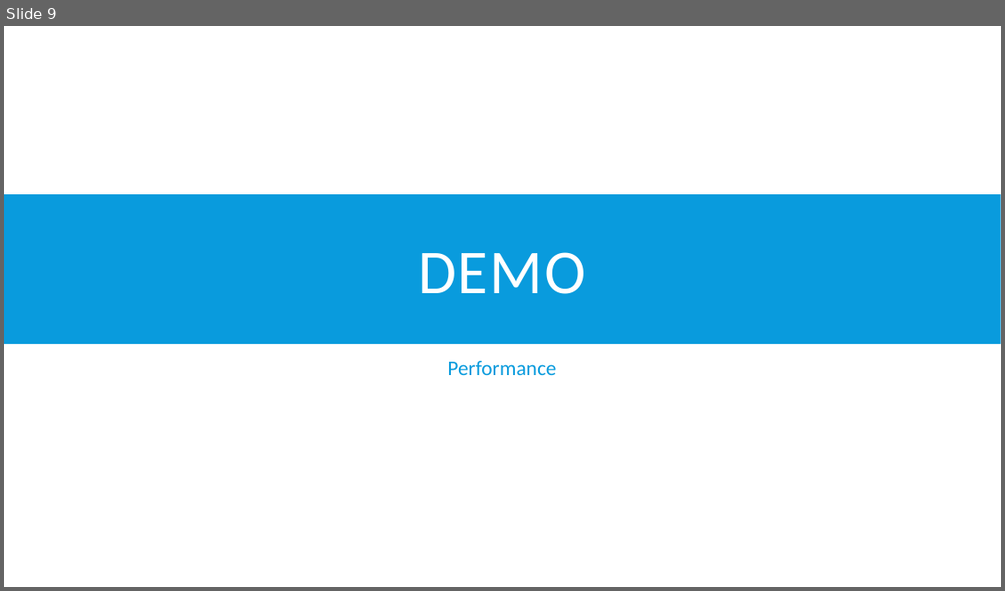
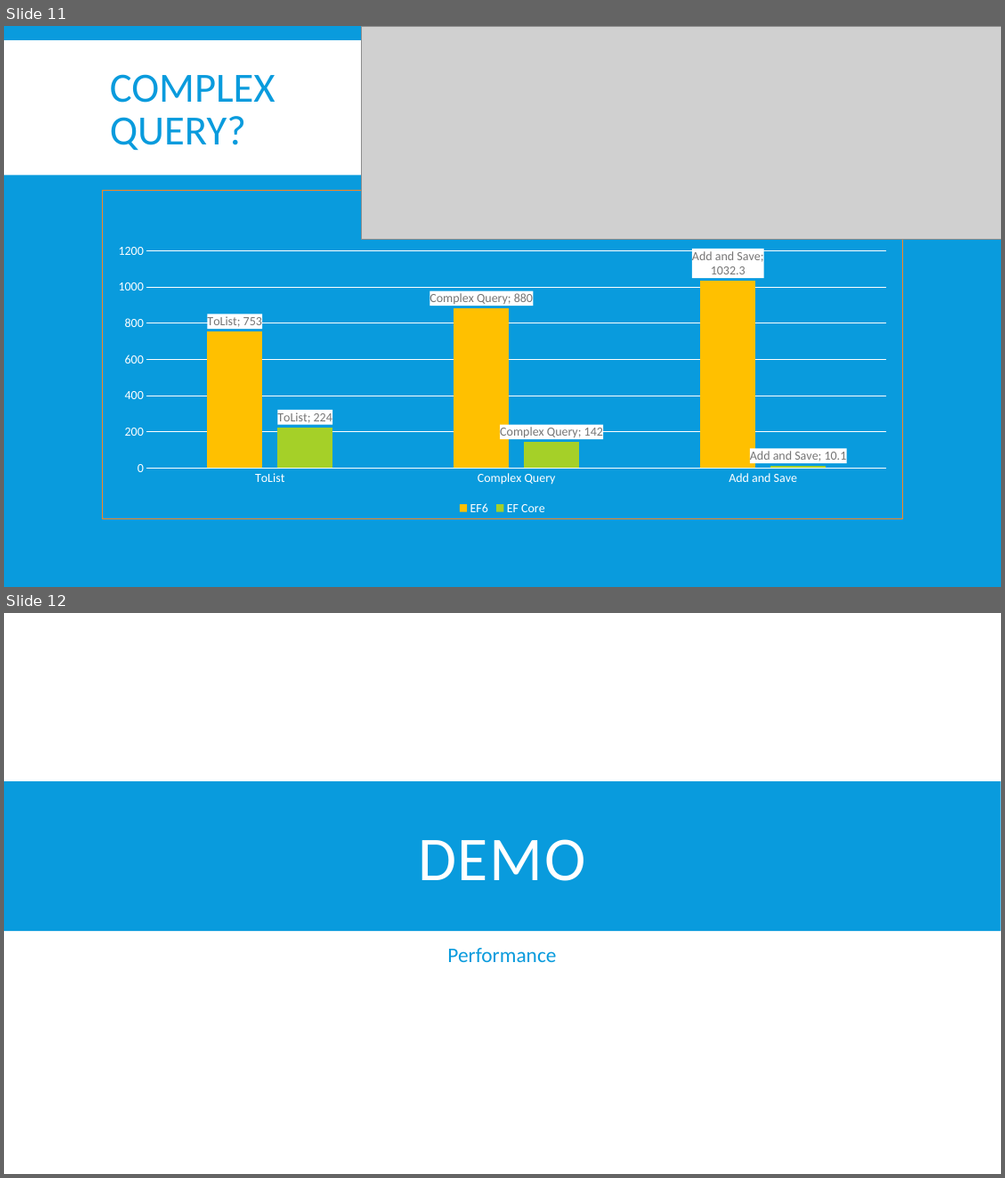
Before and after one commit to jwooley/EfCore, a slide deck: EfCoreGettingStarted.pptx. Shown one above the other, each under a label of ours: slide 9 before the commit, slides 11 and 12 after it. The pictures are 1005x591 and 1005x1178 pixels, drawn with LibreOffice and Linux fonts; fonts in the diff are those of the drawing; grey boxes stand for pictures. Boxes give left, top, right and bottom in pixels: in the first picture for what was removed or moved away, otherwise in the second. Text is boxed around its words. In the diff, an @@ line names an element or a change of style, - is before the commit and + after.

```diff
--- a/EfCoreGettingStarted.pptx
+++ b/EfCoreGettingStarted.pptx
@@ slide 11 added at [4,26,1001,587], background #099BDD @@
@@ rectangle added at [4,40,1001,175], fill #FFFFFF @@
@@ picture added at [362,26,1001,239] @@
@@ title added at [110,74,275,151], 40 pt, text #099BDD @@
+COMPLEX
+QUERY?
@@ column chart added at [103,191,903,519] @@
+categories: ToList, Complex Query, Add and Save
+EF6: 753, 880, 1032.3
+EF Core: 224, 142, 10.1
@@ what was slide 9 is now slide 12 @@
```
Also in this commit, not shown: 1 slide changed, 2 other slides added.
